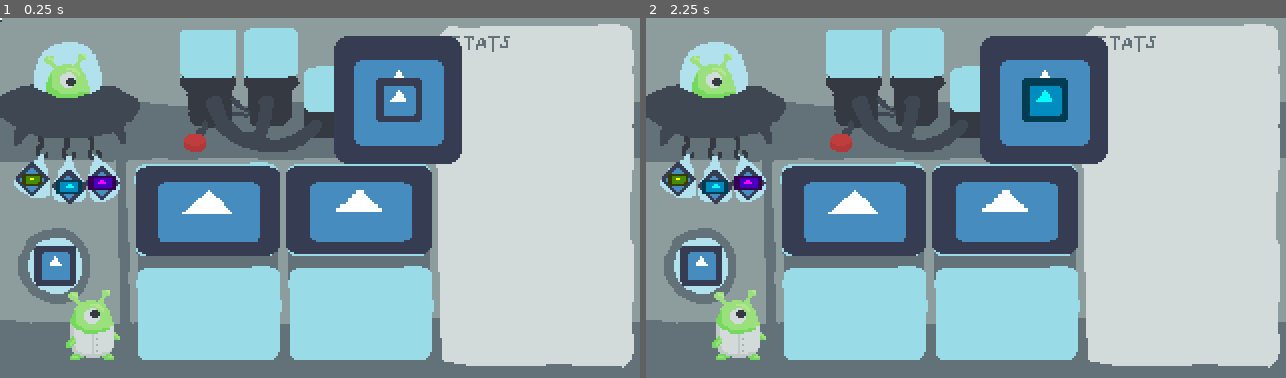
Above: before the commit, frames 1-2 (left to right).
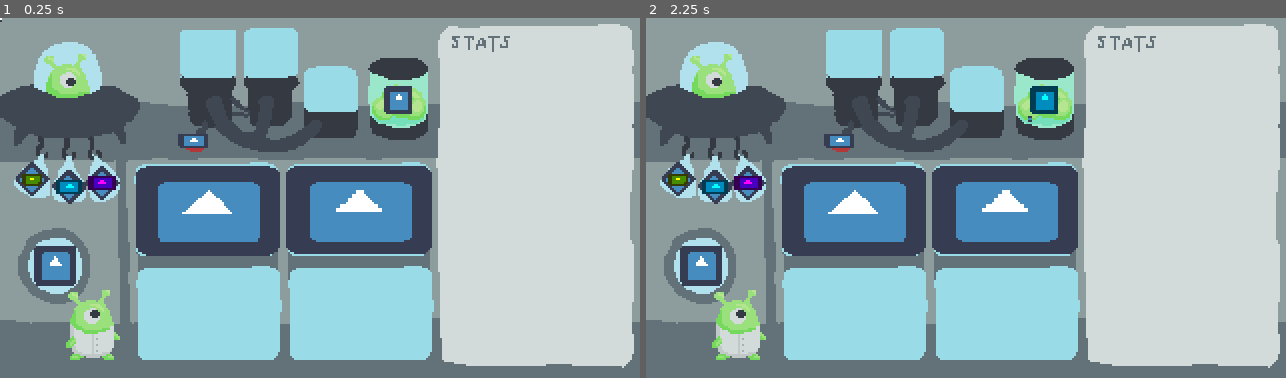
Above: after the commit, the same moments.

Repository: DerGernTod/minijam91
Game: Godot game, scene res://Main.tscn
The game is run twice, just before and just after one commit, with the same random seed, the same clock (stepped at 60 frames per second) and the same inputs. The engine's default icon, where the game draws it, is replaced by a stand-in: a white triangle on a blue panel in a dark square.
Inputs (mouse positions are in pixels of both pictures, inside the frame that each line leads up to):
- Up to frame 1 (0.25 s): no input
- Up to frame 2 (2.25 s): tap Enter at 0.5, 2 s; move the mouse to (1106, 180) at 0.52 s; click (1106, 180) at 0.6 s; tap Space at 1.25 s; move the mouse to (838, 216) at 1.27 s; click (838, 216) at 1.35 s; move the mouse to (1030, 118) at 2.02 s; click (1030, 118) at 2.1 s

The runs differ from the first frame. In frame 1, 6.8% of the frame differs, in the area x 27-73%, y 5-41%; in frame 2, 6.8%.

Commit message:
breeding machine

Diff:
--- a/Main.tscn
+++ b/Main.tscn
@@ -6,6 +6,7 @@
 [ext_resource path="res://fish_bag/FishBag.tscn" type="PackedScene" id=4]
 [ext_resource path="res://window/Window.tscn" type="PackedScene" id=5]
 [ext_resource path="res://egg_dispenser/EggDispenser.tscn" type="PackedScene" id=6]
+[ext_resource path="res://breeding_machine/BreedingMachine.tscn" type="PackedScene" id=7]
 
 [node name="Main" type="Node2D"]
 
@@ -40,3 +41,6 @@
 
 [node name="EggDispenser" parent="." instance=ExtResource( 6 )]
 position = Vector2( 199.383, 40.9475 )
+
+[node name="BreedingMachine" parent="." instance=ExtResource( 7 )]
+position = Vector2( 120.008, 18.2689 )
--- /dev/null
+++ b/breeding_machine/BreedingBox.tscn
@@ -0,0 +1,14 @@
+[gd_scene load_steps=3 format=2]
+
+[ext_resource path="res://droppable/Droppable.tscn" type="PackedScene" id=1]
+
+[sub_resource type="RectangleShape2D" id=1]
+extents = Vector2( 12, 12 )
+
+[node name="BreedingBox" instance=ExtResource( 1 )]
+
+[node name="Sprite" parent="." index="0"]
+visible = false
+
+[node name="CollisionShape2D" parent="." index="1"]
+shape = SubResource( 1 )
--- /dev/null
+++ b/breeding_machine/BreedingButton.tscn
@@ -0,0 +1,7 @@
+[gd_scene load_steps=2 format=2]
+
+[ext_resource path="res://icon.png" type="Texture" id=1]
+
+[node name="BreedingButton" type="TouchScreenButton"]
+scale = Vector2( 0.233931, 0.111836 )
+normal = ExtResource( 1 )
--- /dev/null
+++ b/breeding_machine/BreedingMachine.gd
@@ -0,0 +1,73 @@
+extends Node2D
+
+var left_content = null
+var right_content = null
+var target_props = {
+	"speed": randi() % Globals.SPEED_MAP.size(),
+	"size": randi() % Globals.SIZE_MAP.size(),
+	"color": randi() % Globals.COLOR_MAP.size(),
+}
+var _output_blocked = false
+
+onready var FishScene = preload("res://fish/Fish.tscn")
+onready var _breeding_output = $BreedingOutput
+
+func _ready() -> void:
+	pass
+
+
+func _create_fish() -> void:
+	var parents = [left_content, right_content]
+	var child_props = {
+		"speed": parents[randi() % 2].get_prop("speed"),
+		"size": parents[randi() % 2].get_prop("size"),
+		"color": parents[randi() % 2].get_prop("color"),
+	}
+	_output_blocked = true
+	var instance = FishScene.instance()
+	instance.position = _breeding_output.global_position
+	get_tree().get_root().add_child(instance)
+	instance.connect("dropped", self, "_on_output_dropped", [], CONNECT_ONESHOT)
+	instance.call_deferred("setup_properties", child_props)
+
+
+func _create_alien() -> void:
+	pass
+
+
+func _match_fish(fish: Fish) -> void:
+	pass
+
+
+func _on_output_dropped(_droppable: Area2D) -> void:
+	_output_blocked = false
+
+
+func _on_BreedingButton_released() -> void:
+	if _output_blocked:
+		print("output blocked, please move first")
+	elif left_content and right_content:
+		print("breeding %s with %s" % [left_content.name, right_content.name])
+		match [left_content is Fish, right_content is Fish]:
+			[true, true]: _create_fish()
+			[false, false]: _create_alien()
+			[true, false]: _match_fish(left_content)
+			[false, true]: _match_fish(right_content)
+	else:
+		print("please fill both breeding boxes before breeding")
+
+
+func _on_BreedingBoxRight_dropped(pickable: Area2D) -> void:
+	right_content = pickable
+
+
+func _on_BreedingBoxLeft_dropped(pickable: Area2D) -> void:
+	left_content = pickable
+
+
+func _on_BreedingBoxLeft_pulled(pickable: Area2D) -> void:
+	left_content = null
+
+
+func _on_BreedingBoxRight_pulled(pickable: Area2D) -> void:
+	right_content = null
--- /dev/null
+++ b/breeding_machine/BreedingMachine.tscn
@@ -0,0 +1,27 @@
+[gd_scene load_steps=5 format=2]
+
+[ext_resource path="res://breeding_machine/BreedingBox.tscn" type="PackedScene" id=1]
+[ext_resource path="res://breeding_machine/BreedingOutput.tscn" type="PackedScene" id=2]
+[ext_resource path="res://breeding_machine/BreedingButton.tscn" type="PackedScene" id=3]
+[ext_resource path="res://breeding_machine/BreedingMachine.gd" type="Script" id=4]
+
+[node name="BreedingMachine" type="Node2D"]
+script = ExtResource( 4 )
+
+[node name="BreedingBoxLeft" parent="." instance=ExtResource( 1 )]
+position = Vector2( -16, 0 )
+
+[node name="BreedingBoxRight" parent="." instance=ExtResource( 1 )]
+position = Vector2( 16, 0 )
+
+[node name="BreedingOutput" parent="." instance=ExtResource( 2 )]
+position = Vector2( 45.5514, 17.1861 )
+
+[node name="BreedingButton" parent="." instance=ExtResource( 3 )]
+position = Vector2( -30.5345, 39.5446 )
+
+[connection signal="dropped" from="BreedingBoxLeft" to="." method="_on_BreedingBoxLeft_dropped"]
+[connection signal="pulled" from="BreedingBoxLeft" to="." method="_on_BreedingBoxLeft_pulled"]
+[connection signal="dropped" from="BreedingBoxRight" to="." method="_on_BreedingBoxRight_dropped"]
+[connection signal="pulled" from="BreedingBoxRight" to="." method="_on_BreedingBoxRight_pulled"]
+[connection signal="released" from="BreedingButton" to="." method="_on_BreedingButton_released"]
--- /dev/null
+++ b/breeding_machine/BreedingOutput.tscn
@@ -0,0 +1,3 @@
+[gd_scene format=2]
+
+[node name="BreedingOutput" type="Position2D"]
--- a/droppable/Droppable.gd
+++ b/droppable/Droppable.gd
@@ -2,6 +2,7 @@
 class_name Droppable
 
 signal dropped
+signal pulled
 
 export var capacity: int = 1
 export var prefill: int = 1
@@ -57,6 +58,7 @@
 	_pickable_hovering = true
 	_content.erase(pickable)
 	update_state()
+	emit_signal("pulled", pickable)
 	return true
 
 
--- a/egg/Egg.tscn
+++ b/egg/Egg.tscn
@@ -3,3 +3,6 @@
 [ext_resource path="res://pickable/Pickable.tscn" type="PackedScene" id=1]
 
 [node name="Egg" instance=ExtResource( 1 )]
+
+[node name="Sprite" parent="." index="0"]
+scale = Vector2( 0.217694, 0.217694 )
--- a/egg_dispenser/EggDispenser.gd
+++ b/egg_dispenser/EggDispenser.gd
@@ -1,4 +1,4 @@
-extends Sprite
+extends Node2D
 
 onready var Egg = preload("res://egg/Egg.tscn")
 onready var _cur_egg = $Egg;
--- a/egg_dispenser/EggDispenser.tscn
+++ b/egg_dispenser/EggDispenser.tscn
@@ -1,11 +1,9 @@
-[gd_scene load_steps=4 format=2]
+[gd_scene load_steps=3 format=2]
 
 [ext_resource path="res://egg_dispenser/EggDispenser.gd" type="Script" id=1]
-[ext_resource path="res://icon.png" type="Texture" id=2]
 [ext_resource path="res://egg/Egg.tscn" type="PackedScene" id=3]
 
-[node name="EggDispenser" type="Sprite"]
-texture = ExtResource( 2 )
+[node name="EggDispenser" type="Node2D"]
 script = ExtResource( 1 )
 
 [node name="Egg" parent="." instance=ExtResource( 3 )]
--- a/fish/Fish.gd
+++ b/fish/Fish.gd
@@ -13,6 +13,10 @@
 onready var _init_sprite_scale = $Sprite.scale
 onready var _collision_shape = $CollisionShape2D
 onready var _init_extents = _collision_shape.shape.extents
+
+
+func get_prop(prop: String) -> int:
+	return _cur_properties[prop]
 
 
 func setup_properties(properties: Dictionary = {}) -> void:
--- a/project.godot
+++ b/project.godot
@@ -124,6 +124,10 @@
  ]
 }
 
+[input_devices]
+
+pointing/emulate_touch_from_mouse=true
+
 [physics]
 
 common/enable_pause_aware_picking=true
Not shown: 1 places in Main.tscn that only renumber resources
